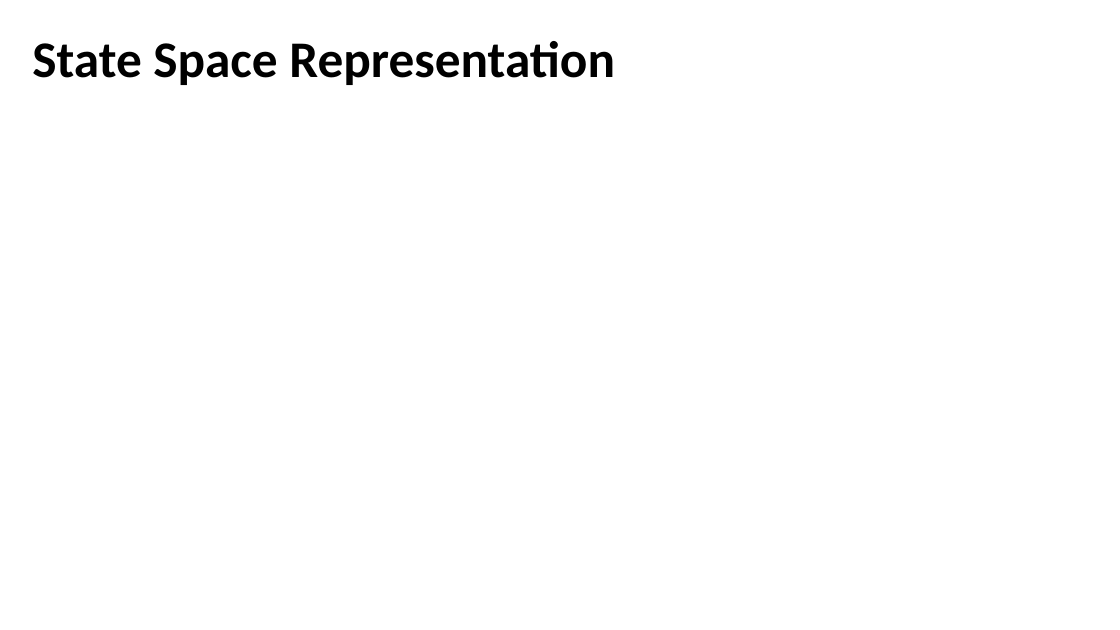
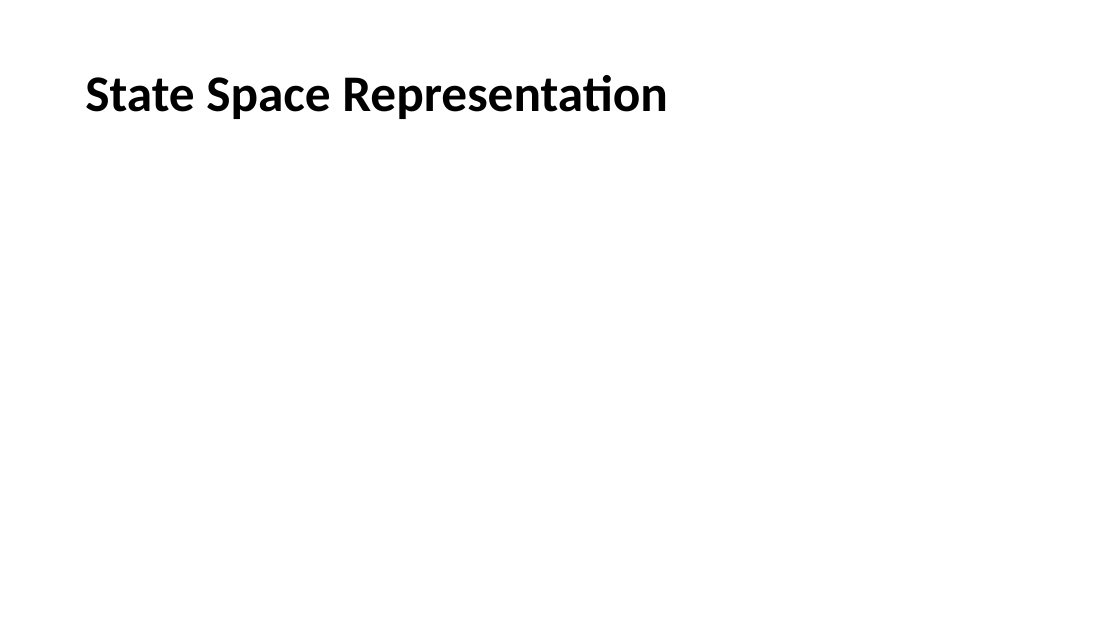
Before and after one commit to bamason2/ttc066-module, a slide deck: slide 9 of docs/lectures/Linearity and State Space.pptx. Drawn at 1120x630 pixels with LibreOffice and Linux fonts; fonts in the diff are those of the drawing; grey boxes stand for pictures; background and template pictures are left out. Boxes give left, top, right and bottom in pixels: in the first picture for what was removed or moved away, otherwise in the second. Text is boxed around its words. In the diff, an @@ line names an element or a change of style, - is before the commit and + after.

Commit message:
Section 4 and figure updates. State space simulation tutorial reconfiguration.
Updated

```diff
--- a/docs/lectures/Linearity and State Space.pptx
+++ b/docs/lectures/Linearity and State Space.pptx
@@ title "State Space Representation": place and size @@
-title "State Space Representation" at [32,41,615,85]
+title "State Space Representation" at [85,75,668,119]
```
Also in this commit, not shown: 3 other slides changed, 10 other files.
